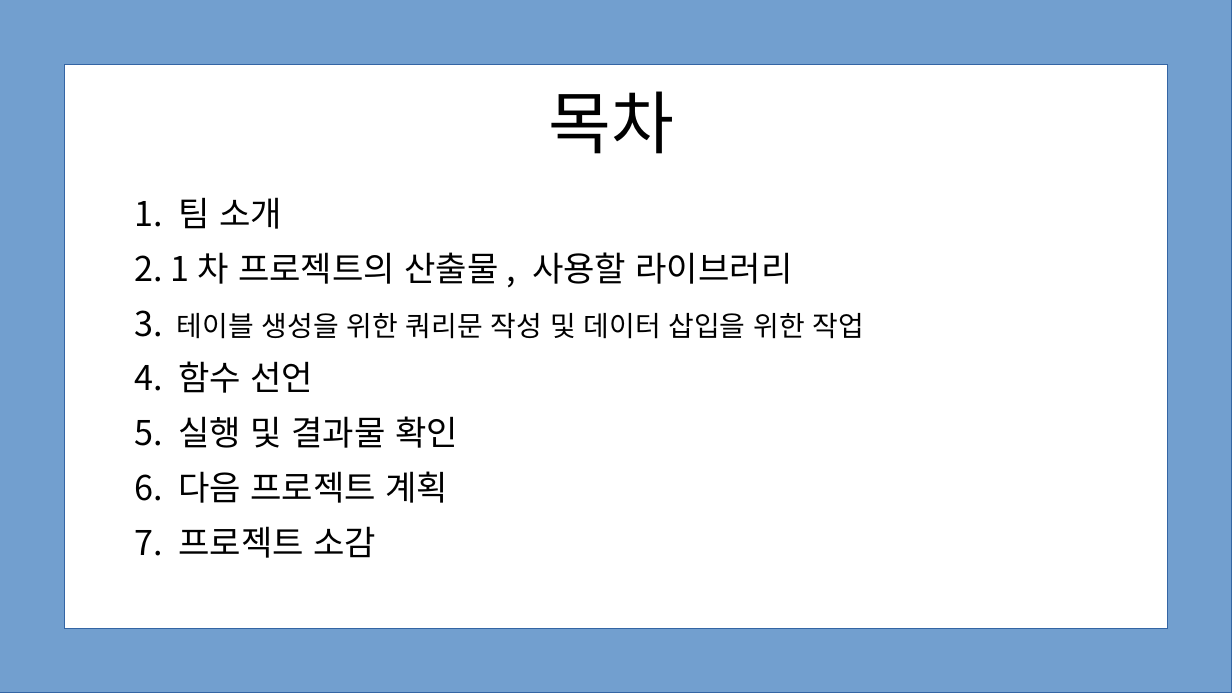
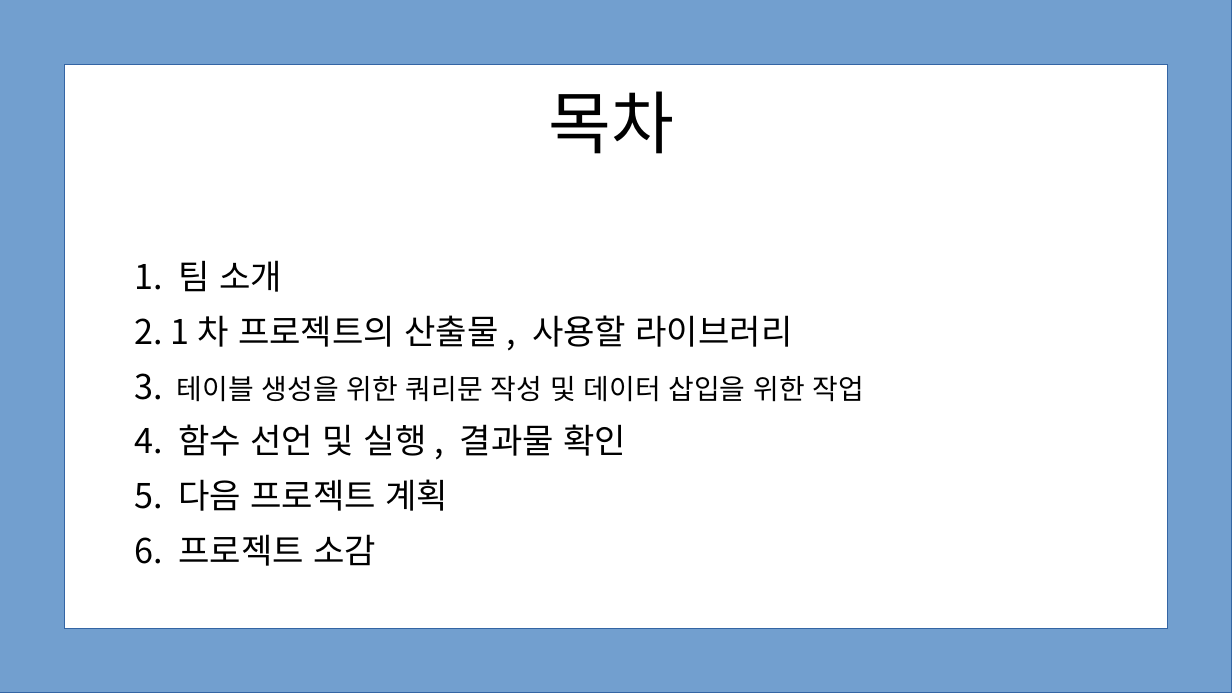
Before and after one commit to deardeer123/workspace_sts, a slide deck: slide 2 of python_study/project_python/파이썬_프로젝트2/파이선발표.pptx. Drawn at 1232x693 pixels with LibreOffice and Linux fonts; fonts in the diff are those of the drawing. Boxes give left, top, right and bottom in pixels: in the first picture for what was removed or moved away, otherwise in the second. Text is boxed around its words. In the diff, an @@ line names an element or a change of style, - is before the commit and + after.

```diff
--- a/python_study/project_python/파이썬_프로젝트2/파이선발표.pptx
+++ b/python_study/project_python/파이썬_프로젝트2/파이선발표.pptx
@@ text at [134, 424, 627, 566]: text changed @@
-4. 함수 선언
-5. 실행 및 결과물 확인
-6. 다음 프로젝트 계획
-7. 프로젝트 소감
+4. 함수 선언 및 실행, 결과물 확인
+5. 다음 프로젝트 계획
+6. 프로젝트 소감
```
Also in this commit, not shown: 2 other slides changed, 1 other file.
